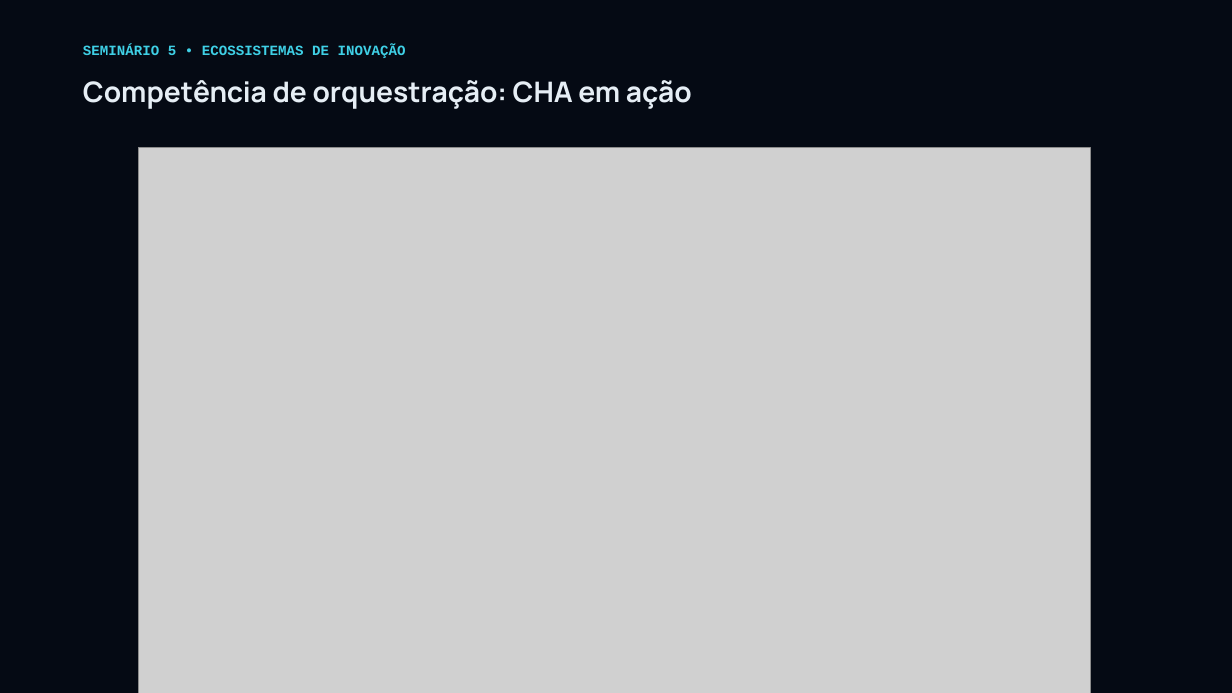
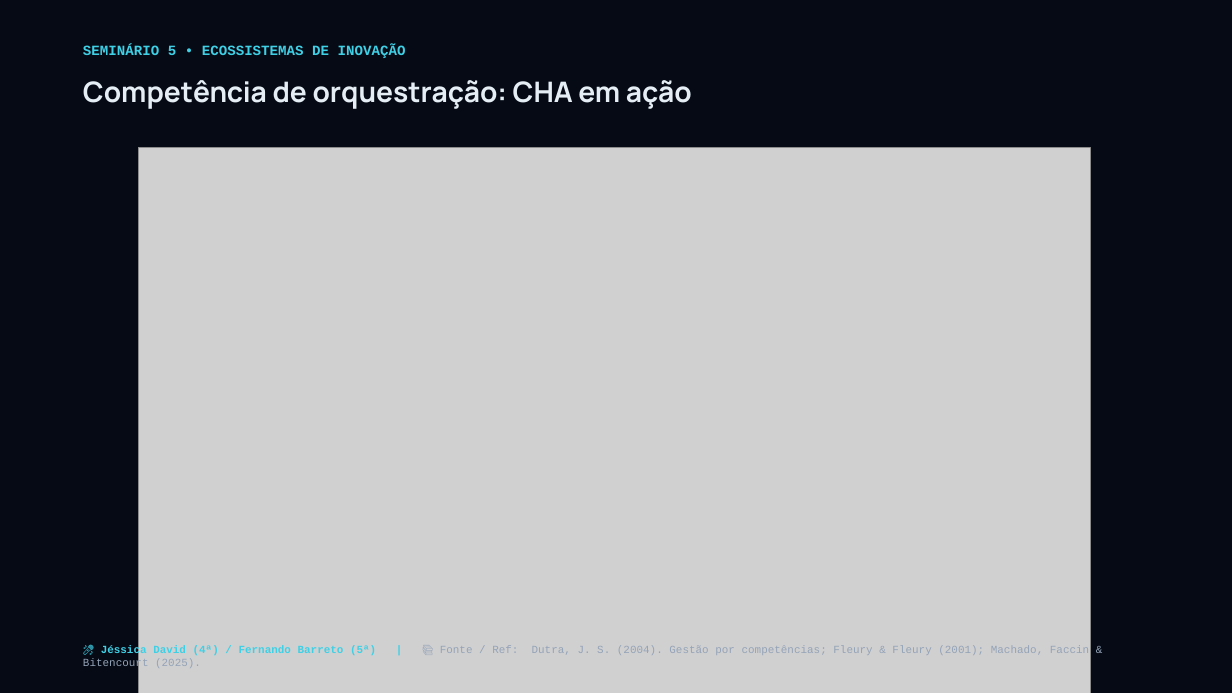
Before and after one commit to josuejofre/seminario-ecossistema-inovacao-pit, a slide deck: slide 17 of Seminario_5_Ecossistemas_Inovacao_Master.pptx. Drawn at 1232x693 pixels with LibreOffice and Linux fonts; fonts in the diff are those of the drawing; grey boxes stand for pictures. Boxes give left, top, right and bottom in pixels: in the first picture for what was removed or moved away, otherwise in the second. Text is boxed around its words. In the diff, an @@ line names an element or a change of style, - is before the commit and + after.

```diff
--- a/Seminario_5_Ecossistemas_Inovacao_Master.pptx
+++ b/Seminario_5_Ecossistemas_Inovacao_Master.pptx
@@ text added at <box>101,645,1089,656</box>, 8.5 pt, text #94A3B8 @@
+🎤 Jéssica David (4ª) / Fernando Barreto (5ª) | 📚 Fonte / Ref: Dutra, J. S. (2004). Gestão por competências; Fleury & Fleury (2001); Machado, Faccin & Bitencourt (2025).
```
Also in this commit, not shown: 42 other slides changed, 1 slide removed, 4 other files.
